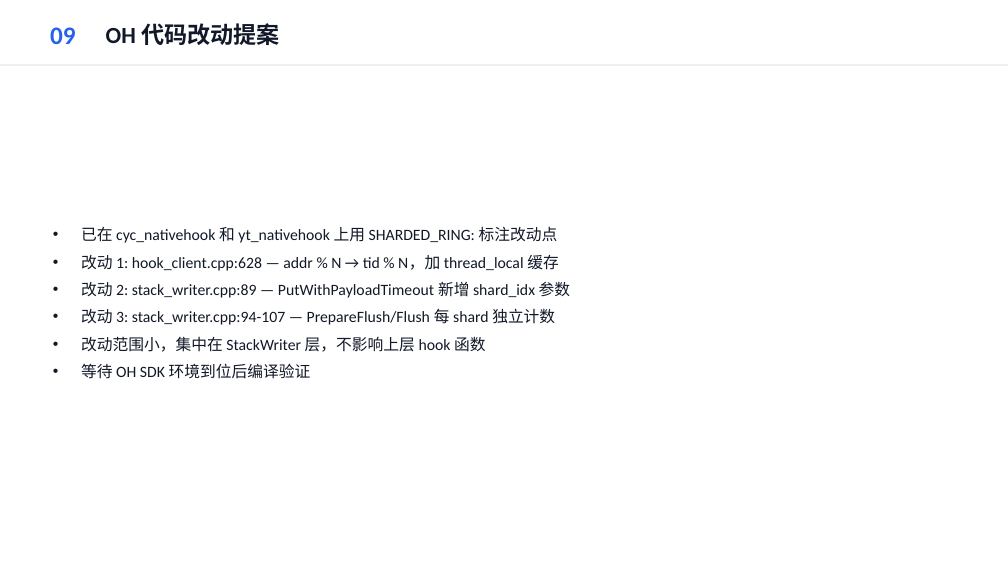
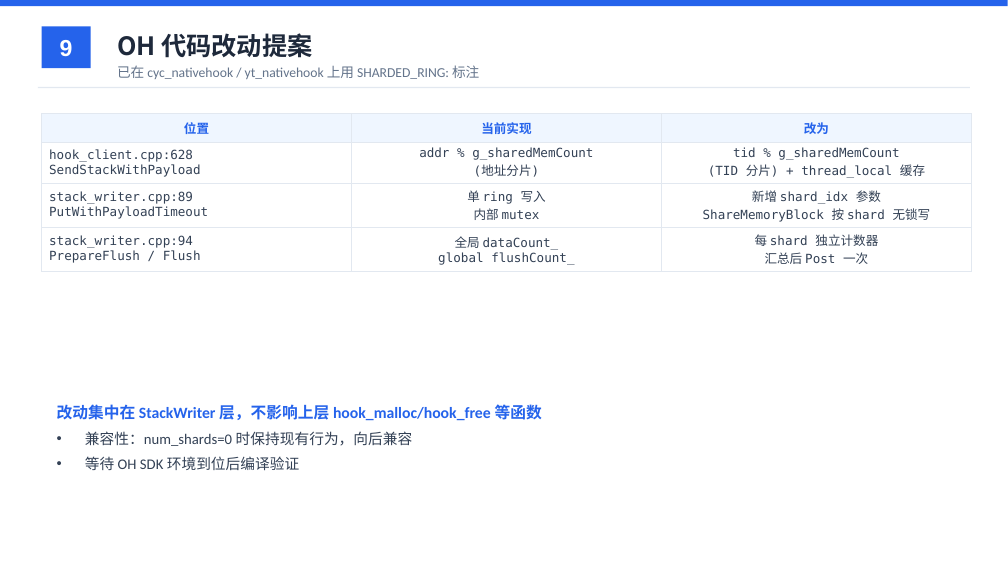
Before and after one commit to YiChiChen1106/Nativehook_linux_planb, a slide deck: slide 9 of presentation/native_hook_progress_2026-06-11.pptx. Drawn at 1008x567 pixels with LibreOffice and Linux fonts; fonts in the diff are those of the drawing. Boxes give left, top, right and bottom in pixels: in the first picture for what was removed or moved away, otherwise in the second. Text is boxed around its words. In the diff, an @@ line names an element or a change of style, - is before the commit and + after.

```diff
--- a/presentation/native_hook_progress_2026-06-11.pptx
+++ b/presentation/native_hook_progress_2026-06-11.pptx
@@ rectangle added at (0,0,1008,6), fill #2563EB @@
@@ rectangle added at (42,26,91,68), fill #2563EB @@
@@ text removed at (50,27,76,44) @@
-09
@@ text "OH 代码改动提案": place and size @@
-text "OH 代码改动提案" at (106,23,279,45)
+text "OH 代码改动提案" at (117,33,312,58)
@@ text "OH 代码改动提案" at (117,33,312,58): size 22 to 24 pt, font Calibri to Noto Sans CJK SC, text colour #111827 to #1E293B @@
@@ text added at (60,40,73,57), 22 pt, text #FFFFFF, bold @@
+9
@@ rectangle: place and size @@
-rectangle at (0,64,1008,66)
+rectangle at (38,87,970,88)
@@ rectangle at (38,87,970,88): fill #E5E7EB to #E2E8F0 @@
@@ text added at (117,65,479,79), 13 pt, text #64748B @@
+已在 cyc_nativehook / yt_nativehook 上用 SHARDED_RING: 标注
@@ table added at (42,113,972,269), 4 rows, 3 columns @@
+位置 | 当前实现 | 改为
+hook_client.cpp:628 / SendStackWithPayload | addr % g_sharedMemCount / (地址分片) | tid % g_sharedMemCount / (TID 分片) + thread_local 缓存
+stack_writer.cpp:89 / PutWithPayloadTimeout | 单 ring 写入 / 内部 mutex | 新增 shard_idx 参数 / ShareMemoryBlock 按 shard 无锁写
+stack_writer.cpp:94 / PrepareFlush / Flush | 全局 dataCount_ / global flushCount_ | 每 shard 独立计数器 / 汇总后 Post 一次
@@ text removed at (81,226,570,379) @@
-• 已在 cyc_nativehook 和 yt_nativehook 上用 SHARDED_RING: 标注改动点
-• 改动 1: hook_client.cpp:628 — addr % N → tid % N，加 thread_local 缓存
-• 改动 2: stack_writer.cpp:89 — PutWithPayloadTimeout 新增 shard_idx 参数
-• 改动 3: stack_writer.cpp:94-107 — PrepareFlush/Flush 每 shard 独立计数
-• 改动范围小，集中在 StackWriter 层，不影响上层 hook 函数
-• 等待 OH SDK 环境到位后编译验证
@@ text added at (57,404,542,471), 15 pt, text #2563EB, bold @@
+改动集中在 StackWriter 层，不影响上层 hook_malloc/hook_free 等函数
+• 兼容性：num_shards=0 时保持现有行为，向后兼容
+• 等待 OH SDK 环境到位后编译验证
```
Also in this commit, not shown: 11 other slides changed, 2 other files.
